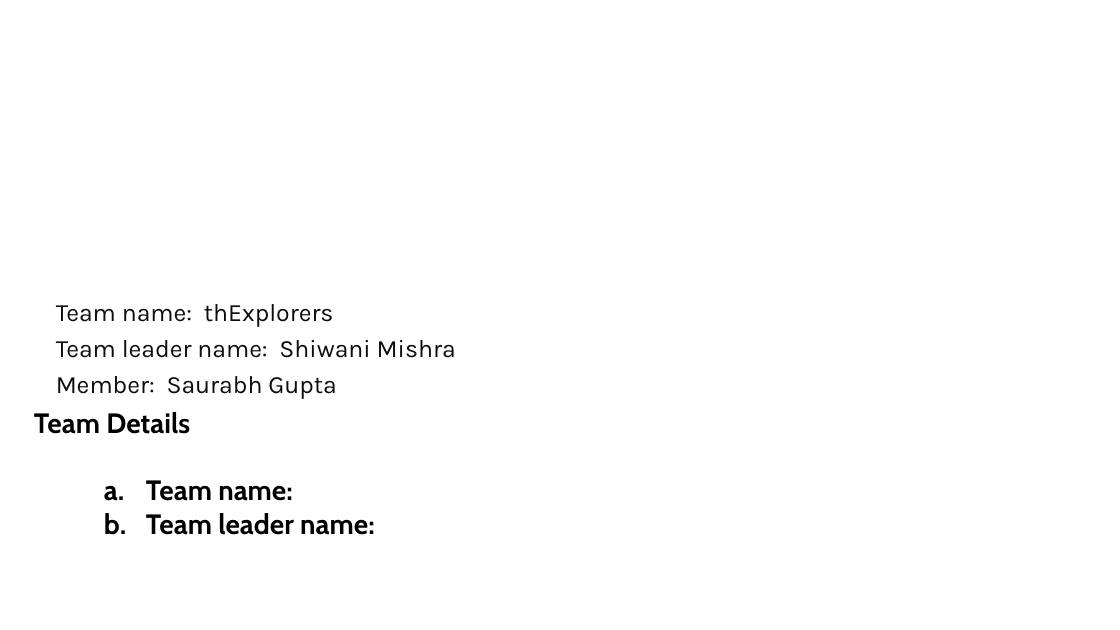
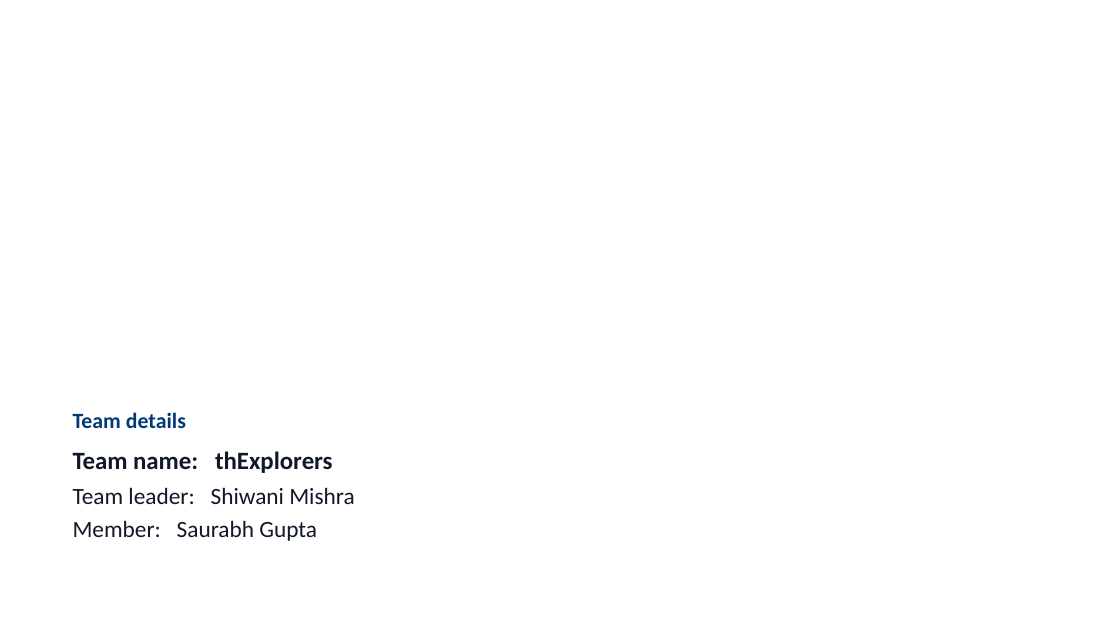
Before and after one commit to shiwani42/unihack-product-enrichment, a slide deck: slide 2 of submission/UniHack_thExplorers_Prototype.pptx. Drawn at 1120x630 pixels with LibreOffice and Linux fonts; fonts in the diff are those of the drawing; background and template pictures are left out. Boxes give left, top, right and bottom in pixels: in the first picture for what was removed or moved away, otherwise in the second. Text is boxed around its words. In the diff, an @@ line names an element or a change of style, - is before the commit and + after.

```diff
--- a/submission/UniHack_thExplorers_Prototype.pptx
+++ b/submission/UniHack_thExplorers_Prototype.pptx
@@ text removed at (56, 304, 456, 399) @@
-Team name: thExplorers
-Team leader name: Shiwani Mishra
-Member: Saurabh Gupta
@@ text at (73, 412, 354, 541): text changed; size 18 to 15 pt; font Cabin to Calibri; text colour #000000 to #111827; bold off @@
-Team Details
-  a. Team name:
-  b. Team leader name:
+Team details
+Team name: thExplorers
+Team leader: Shiwani Mishra
+Member: Saurabh Gupta
```
Also in this commit, not shown: 12 other slides changed, 2 slides added, 2 slides removed, 43 other files.
